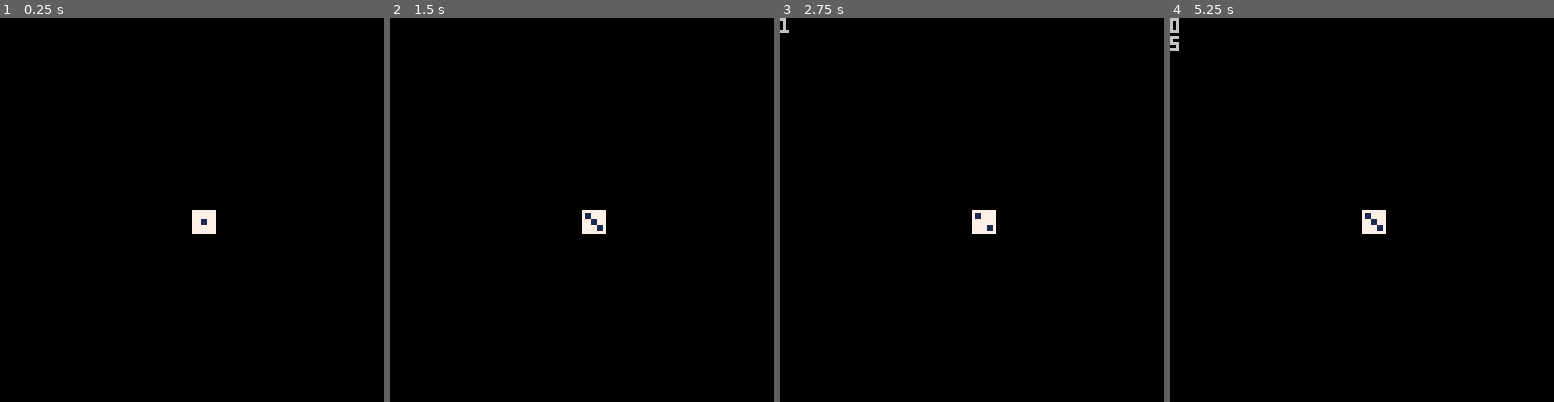
Above: before the commit, frames 1-4 (left to right).
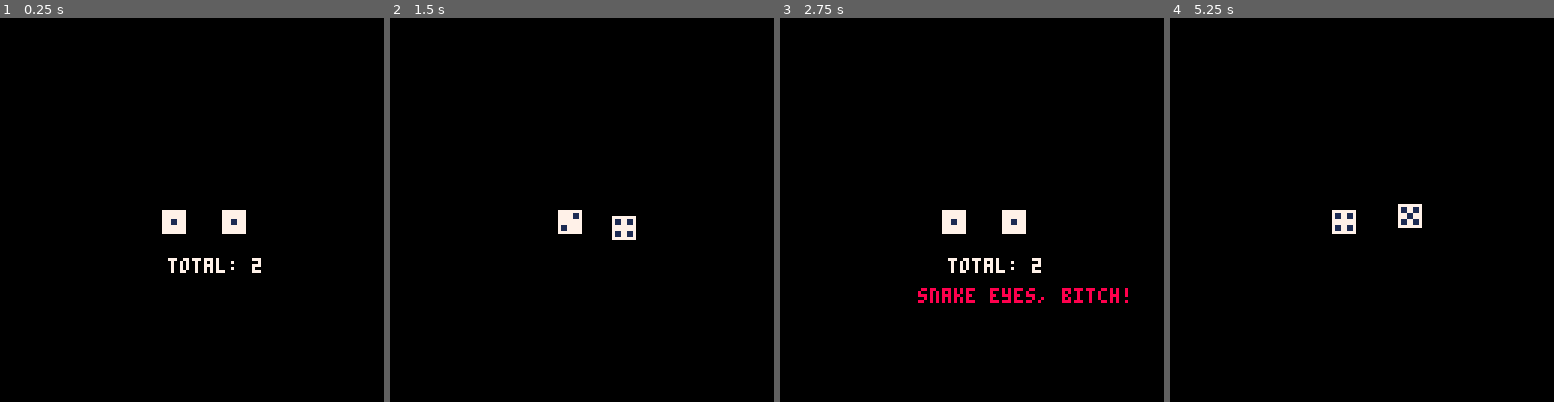
Above: after the commit, the same moments.

Repository: MisuseofMana/pico-8-carts
Game: PICO-8 cartridge diceroll/code.p8
The game is run twice, just before and just after one commit, with the same random seed, the same clock (stepped at 60 frames per second) and the same inputs.
Inputs:
- Up to frame 1 (0.25 s): no input
- Up to frame 2 (1.5 s): tap X (X key) at 0.33, 1.07 s; tap O (Z key) at 0.7 s
- Up to frame 3 (2.75 s): hold Right 1.6-2.1 s; tap O (Z key) at 1.7, 2.1, 2.5 s; tap X (X key) at 1.85 s; hold Up 2.15-2.42 s; hold Right from 2.47 s (still down)
- Up to frame 4 (5.25 s): tap O (Z key) every 0.4 s from 2.9 to 4.9 s; tap X (X key) at 2.97, 4.08, 5.2 s; release Right at 3.03 s; hold Left 3.08-3.58 s; hold Down 3.63-3.97 s; hold Right 4.02-4.68 s; hold Up 4.73-5.03 s; hold Left from 5.08 s (still down)

The runs differ from the first frame. In frame 1, 1.5% of the frame differs, in the area x 42-68%, y 50-67%; in frame 2, 1.2%; in frame 3, 2.4%, in the area x 0-91%, y 0-75%; in frame 4, 1.3%.

Commit message:
animate 2 dice roll and show total

Diff:
--- a/diceroll/code.p8
+++ b/diceroll/code.p8
@@ -5,35 +5,84 @@
 --by jake, kevin, & sean
 
 function _init()
-  roll = 1
+  num_dice = 2  -- change this to roll more
+  rolls = {}    -- table to hold each die result
+  for i = 1, num_dice do
+    rolls[i] = 1
+  end
   rolling = false
   roll_timer = 0
-  roll_duration = 40
+  snake_eyes = false
+  roll_duration = 60
+  ox = {}
+  oy = {}
+  for i = 1, num_dice do
+    ox[i] = 0
+    oy[i] = 0
+  end
 end
 
 function _update()
   if btnp(4) and not rolling then
     rolling = true
     roll_timer = 0
+    sfx(0)
   end
 
   if rolling then
     roll_timer += 1
-    roll = flr(rnd(6)) + 1  -- flash random face every frame
 
-    if roll_timer >= roll_duration then
-      rolling = false
-      roll = flr(rnd(6)) + 1  -- final settled value
+    local flash_rate = 4
+    if roll_timer % flash_rate == 0 then
+      for i = 1, num_dice do
+        rolls[i] = flr(rnd(6)) + 1
+        ox[i] = flr(rnd(5)) - 2
+        oy[i] = flr(rnd(5)) - 2
+      end
     end
+
+			if roll_timer >= roll_duration then
+			  rolling = false
+			  snake_eyes = true
+			  for i = 1, num_dice do
+			    rolls[i] = flr(rnd(6)) + 1
+			    ox[i] = 0
+			    oy[i] = 0
+			  end
+			  -- check after final rolls are set
+			  snake_eyes = true
+			  for i = 1, num_dice do
+			    if rolls[i] != 1 then
+			      snake_eyes = false
+			    end
+			  end
+			end
   end
 end
 
+
+
 function _draw()
   cls()
-  spr(roll, 64, 64)
-  for i=0,5 do
-    if btn(i) then print(i) end
+  -- spread dice across screen, 20px apart
+  for i = 1, num_dice do
+    local x = 54 + (i - 1) * 20
+    local fx = rolling and (rnd(2) > 1) or false
+    local fy = rolling and (rnd(2) > 1) or false
+    spr(rolls[i], x + ox[i], 64 + oy[i], 1, 1, fx, fy)
   end
+
+  if not rolling then
+	  local sum = 0
+	  for i = 1, num_dice do
+	    sum += rolls[i]
+	  end
+	  print("total: "..sum, 56, 80, 7)
+
+	  if snake_eyes then
+	    print("snake eyes, bitch!", 46, 90, 8)  -- color 8 = red
+	  end
+	end
 end
 __gfx__
 00000000777777777777777777777777777777777777777777777777000000000000000000000000000000000000000000000000000000000000000000000000
